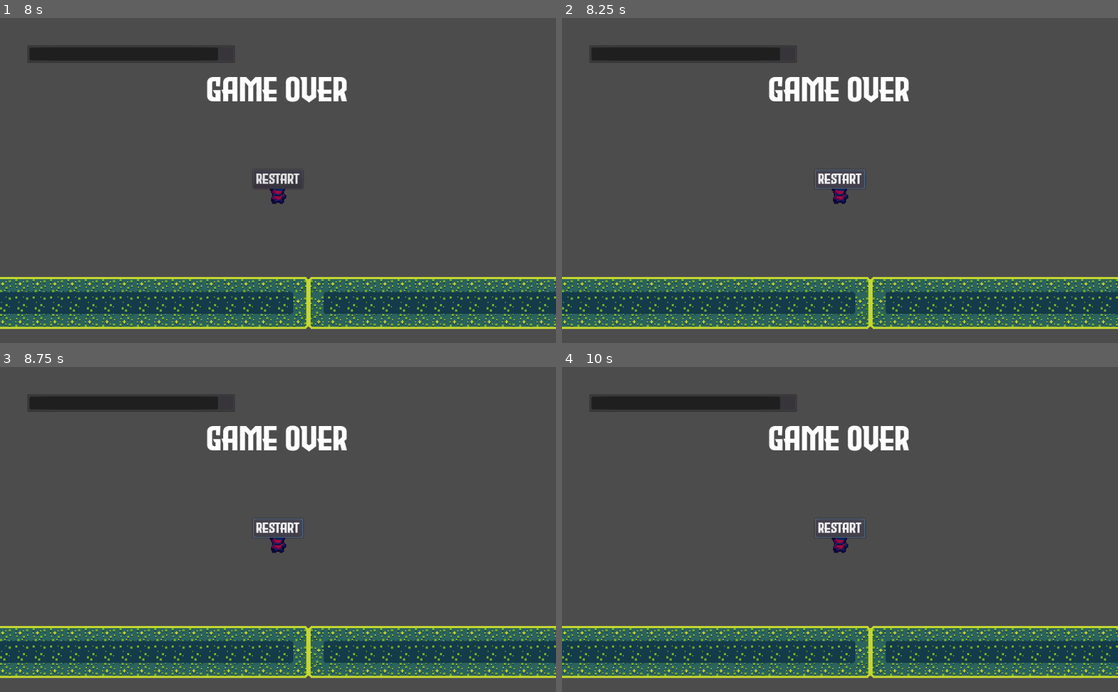
Above: before the commit, frames 1-4 (two rows, left to right).
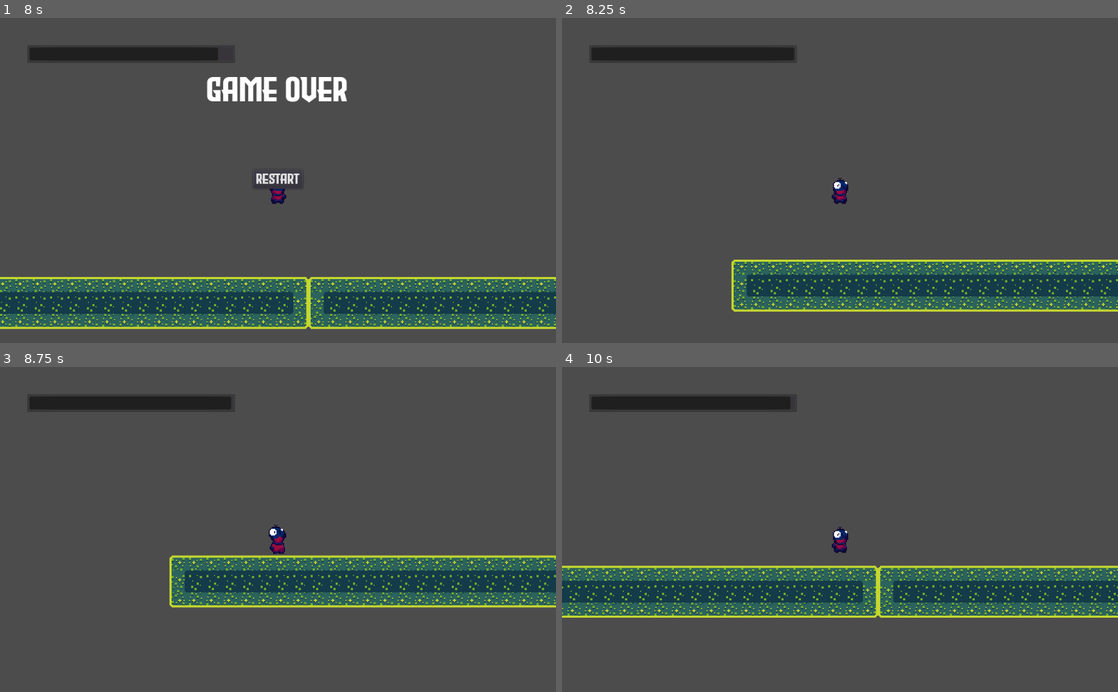
Above: after the commit, the same moments.

Repository: bosskab123/godot-wild-jam-36
Game: Godot game, scene res://scenes/uis/MainMenuUI.tscn
Two runs of this game, one before a commit and one after it. Both use one fixed random seed, a clock stepped at 60 frames per second and the inputs below. The engine's default icon, where the game draws it, is replaced by a stand-in: a white triangle on a blue panel in a dark square.
Inputs (mouse positions are in pixels of both pictures, inside the frame that each line leads up to):
- Up to frame 1 (8 s): click "Play" at 0.5 s; hold D (move_right) 1.28-2.78 s; tap Y (next_chunk) every 1.5 s from 1.35 to 7.35 s; tap W (jump) at 1.52, 2.27, 3.77, 4.52, 5.27, 6.77, 7.52 s; tap T (previous_chunk) every 1.5 s from 2.1 to 6.6 s; hold A (move_left) 2.78-3.53 s; hold D (move_right) 3.53-5.03 s; hold A (move_left) 5.03-5.78 s; hold D (move_right) 5.78-6.53 s; hold A (move_left) from 6.53 s (still down)
- Up to frame 2 (8.25 s): release A (move_left) at 8 s; click (840, 180) at 8 s, where only the run after the commit has a clickable "Restart"
- Up to frame 3 (8.75 s): no input
- Up to frame 4 (10 s): hold D (move_right) from 8.78 s (still down); tap T (previous_chunk) at 8.85 s; tap W (jump) at 9.02 s; tap Y (next_chunk) at 9.6 s

Frame 1 is identical in both runs. In frame 2, 20% of the frame differs, in the area x 0-100%, y 9-96%; in frame 3, 29%; in frame 4, 34%.

Commit message:
Fixed worm mechanic and stage mechanic

Diff:
--- a/scenes/MainGame.gd
+++ b/scenes/MainGame.gd
@@ -10,6 +10,10 @@
 var available_chunks: Array = []
 
 func _ready():
+	# Setup SpawnPosition for each row
+	row_position_map[GlobalVars.ROWS_NUMBER-1].position.y = 0
+	for row in range(GlobalVars.ROWS_NUMBER-2,0):
+		row_position_map[row].position.y = row_position_map[row+1].position.y + GlobalVars.PADDING_WIDTH + GlobalVars.CHUNK_WIDTH
 	# Setup available_chunks to be reposition later
 	for number in range(1,GlobalVars.CHUNKS_NUMBER+1):
 		available_chunks.append(number)
@@ -44,6 +48,12 @@
 func _on_SpawnLine_body_entered(body):
 	if body.name != "Player":
 		return
+	# Adjust the showing_chunk_number to be size less than 4
+	if len(showing_chunk_number) > 4:
+		var chunk_number = showing_chunk_number.pop_front()
+		available_chunks.append(chunk_number)
+		# Adjust Deadwall position
+		$DeadWall.position.x = (total_chunk-2) * GlobalVars.CHUNK_LENGTH
 	# Reposition a chunk for the next one
 	add_chunk()
 	# Move the SpawnLine
--- a/scenes/obstacles/DeadWall.tscn
+++ b/scenes/obstacles/DeadWall.tscn
@@ -6,7 +6,9 @@
 extents = Vector2( 39.4249, 370.023 )
 
 [node name="DeadWall" type="Area2D"]
+pause_mode = 2
 position = Vector2( 0, 300 )
+z_index = 99
 collision_layer = 0
 script = ExtResource( 1 )
 
--- a/scenes/obstacles/Worm.gd
+++ b/scenes/obstacles/Worm.gd
@@ -8,14 +8,12 @@
 var eating: bool = false
 
 func _physics_process(delta):
+	if eating:
+		queue_free()
+	move_and_slide(move_vector, Vector2.UP)
 
-	if not eating:
+func _on_Area2D_body_entered(body):
+	if body.name == "Player":
 		move_vector += Vector2.LEFT * MOVE_SPEED + Vector2.DOWN * GlobalVars.GRAVITY
-
 		move_vector.x = clamp(move_vector.x, -MAX_X_SPEED, MAX_X_SPEED)
 		move_vector.y = clamp(move_vector.y, -MAX_Y_SPEED, MAX_Y_SPEED)
-	else:
-		move_vector = Vector2(0,0)
-		# gradually fade out
-		queue_free()
-	move_and_slide(move_vector, Vector2.UP)
--- a/scenes/obstacles/Worm.tscn
+++ b/scenes/obstacles/Worm.tscn
@@ -1,14 +1,24 @@
-[gd_scene load_steps=3 format=2]
+[gd_scene load_steps=4 format=2]
 
 [ext_resource path="res://scenes/obstacles/Worm.gd" type="Script" id=1]
 
 [sub_resource type="CapsuleShape2D" id=1]
 
+[sub_resource type="CircleShape2D" id=2]
+radius = 200.0
+
 [node name="Worm" type="KinematicBody2D"]
-scale = Vector2( 5, 0.5 )
+z_index = -2
 collision_layer = 2
 collision_mask = 32
 script = ExtResource( 1 )
 
 [node name="CollisionShape2D" type="CollisionShape2D" parent="."]
 shape = SubResource( 1 )
+
+[node name="Area2D" type="Area2D" parent="."]
+
+[node name="CollisionShape2D" type="CollisionShape2D" parent="Area2D"]
+shape = SubResource( 2 )
+
+[connection signal="body_entered" from="Area2D" to="." method="_on_Area2D_body_entered"]
--- a/scenes/uis/EndGameUI.tscn
+++ b/scenes/uis/EndGameUI.tscn
@@ -12,6 +12,7 @@
 font_data = ExtResource( 1 )
 
 [node name="EndGameUI" type="CanvasLayer"]
+pause_mode = 2
 script = ExtResource( 2 )
 
 [node name="Title" type="Label" parent="."]
--- a/utiities/GameManager.gd
+++ b/utiities/GameManager.gd
@@ -9,11 +9,11 @@
 var initial_chunk_scene: PackedScene = preload("res://scenes/chunks/InitialChunk.tscn")
 
 func _ready():
-	load_chunk()
 	connect("game_start", self, "on_game_start")
 	connect("game_over", self, "on_game_over")
 
 func load_chunk():
+	chunk_rows = []
 	for row in range(1,GlobalVars.ROWS_NUMBER+1):
 		var chunk_row = []
 		for chunk in range(1,GlobalVars.CHUNKS_NUMBER+1):
@@ -23,6 +23,8 @@
 		chunk_rows.append(chunk_row)
 
 func on_game_start():
+	get_tree().paused = false
+	load_chunk()
 	get_tree().change_scene_to(GAME_SCENE)
 
 func on_game_over():
--- a/utiities/GlobalVars.gd
+++ b/utiities/GlobalVars.gd
@@ -5,6 +5,7 @@
 var BLOCK_SIZE: int = 16
 var CHUNK_WIDTH: int = 15 * BLOCK_SIZE
 var CHUNK_LENGTH: int = 30 * BLOCK_SIZE
+var PADDING_WIDTH: int = 30
 
 var GRAVITY: float = 10
 enum FACING {LEFT = -1, RIGHT = 1}
